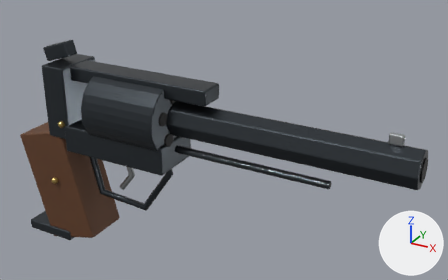
Before and after pictures for a commit that changed the Blender file environment/weapons/adams_1851/adams_1851.blend.
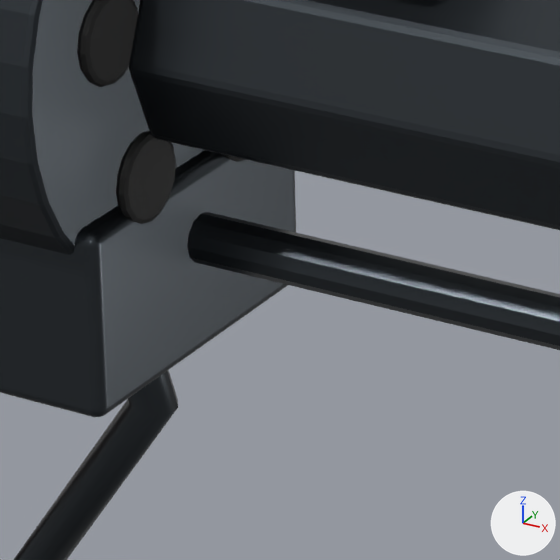
The first picture shows the older version from a 50 mm camera at (0.232, -0.368, 0.239) aimed at (0.019, 0.019, 0.045). The close-ups show the older and then the newer version on the part from 33% to 51% of the width and 41% to 70% of the height of that picture. Only the edits that show in the close-ups are written down. The axes (+X, +Y, +Z) are drawn at lower right. The lights are the same throughout.

The older version as bpy lines, for what is in view:
```python
me_cylinder_004 = bpy.data.meshes.new('Cylinder.004')
me_cylinder_004.from_pydata(...)  # a 16-sided cylinder along z spanning x -0.0055..0.0055, y -0.0055..0.0055, z -0.00075..0.00075
me_cylinder_004.materials.append(mat_chamber_black_3)  # black #121212
me_cylinder_005 = bpy.data.meshes.new('Cylinder.005')
me_cylinder_005.from_pydata(...)  # a 16-sided cylinder along z spanning x -0.0055..0.0055, y -0.0055..0.0055, z -0.00075..0.00075
me_cylinder_005.materials.append(mat_chamber_black_4)  # black #121212
cu_trigger_guard = bpy.data.curves.new('Trigger guard', 'CURVE')
cu_trigger_guard.dimensions = '3D'
_sp = cu_trigger_guard.splines.new('POLY'); _sp.points.add(4)
_sp.points.foreach_set('co', [-0.102, 0.0, 0.025, 1.0, -0.091, 0.0, -0.02, 1.0, -0.046, 0.0, -0.023, 1.0, -0.02, 0.0, 0.015, 1.0, -0.025, 0.0, 0.03, 1.0])
cu_trigger_guard.materials.append(mat_worn_blued_steel)  # dark grey #42484d
cu_trigger_guard.bevel_resolution = 3
cu_trigger_guard.bevel_depth = 0.003
cu_trigger_guard.fill_mode = 'FULL'
ob_chamber_mouth_003 = bpy.data.objects.new('Chamber mouth.003', me_cylinder_004)
ob_chamber_mouth_003.location = (-0.013, -0.01, 0.0492)
ob_chamber_mouth_003.rotation_euler = (0.0, 1.571, 0.0)  # degrees (0, 90, 0)
_m = ob_chamber_mouth_003.modifiers.new('Edge bevel', 'BEVEL')
_m.width = 0.0008
_m.width_pct = 0.0008
_m.segments = 2
ob_chamber_mouth_004 = bpy.data.objects.new('Chamber mouth.004', me_cylinder_005)
ob_chamber_mouth_004.location = (-0.013, -0.0162, 0.0683)
ob_chamber_mouth_004.rotation_euler = (0.0, 1.571, 0.0)  # degrees (0, 90, 0)
_m = ob_chamber_mouth_004.modifiers.new('Edge bevel', 'BEVEL')
_m.width = 0.0008
_m.width_pct = 0.0008
_m.segments = 2
ob_trigger_guard = bpy.data.objects.new('Trigger guard', cu_trigger_guard)
ob_trigger_guard.location = (0.0, 0.0, 0.0)
# also in view: 'Loading lever' at (0.048, 0.0, 0.038); 'Five chamber cylinder' at (-0.048, 0.0, 0.063); 'Solid frame' at (-0.06, 0.0, 0.035); 'Octagonal barrel' at (0.08, 0.0, 0.064)
```
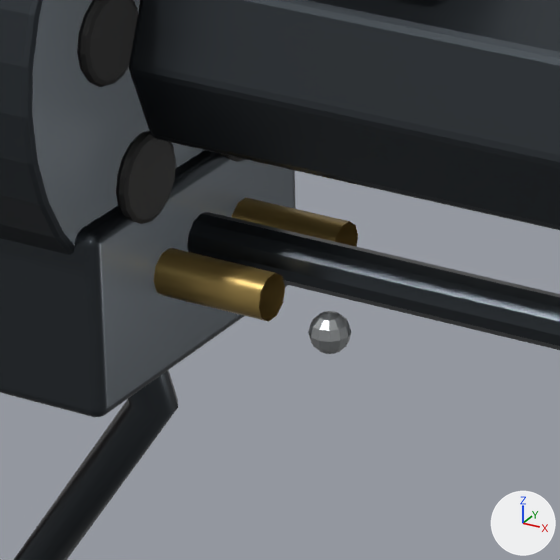
Where the change shows, as pixel boxes (x1, y1, x2, y2) in the close-ups (560 x 560 px):
'Loading lever hinge', added
    after: (154, 248, 285, 322)
'Loading lever hinge.001', added
    after: (232, 198, 358, 247)
'Frame and lock screw head.002', added
    after: (308, 311, 351, 354)

Diff of the bpy script that builds the scene:
```diff
--- a/environment/weapons/adams_1851/adams_1851.blend.py
+++ b/environment/weapons/adams_1851/adams_1851.blend.py
@@ me_sphere_002 @@
+me_sphere_002.from_pydata(...)  # a UV sphere (12 segments, 6 rings, poles along z) spanning x -0.0023..0.0023, y -0.0023..0.0023, z -0.0023..0.0023
+me_sphere_002.materials.append(mat_honed_steel)  # grey #b3b6b8
@@ cu_loading_lever_hinge_001 @@
+cu_loading_lever_hinge_001 = bpy.data.curves.new('Loading lever hinge.001', 'CURVE')
+cu_loading_lever_hinge_001.dimensions = '3D'
+_sp = cu_loading_lever_hinge_001.splines.new('POLY'); _sp.points.add(1)
+_sp.points.foreach_set('co', [-0.012, 0.008, 0.037, 1.0, 0.002, 0.008, 0.037, 1.0])
+cu_loading_lever_hinge_001.materials.append(mat_brass_pins)  # yellow #ad9355
+cu_loading_lever_hinge_001.bevel_resolution = 3
+cu_loading_lever_hinge_001.bevel_depth = 0.0028
+cu_loading_lever_hinge_001.fill_mode = 'FULL'
@@ cu_loading_lever_hinge @@
+cu_loading_lever_hinge = bpy.data.curves.new('Loading lever hinge', 'CURVE')
+cu_loading_lever_hinge.dimensions = '3D'
+_sp = cu_loading_lever_hinge.splines.new('POLY'); _sp.points.add(1)
+_sp.points.foreach_set('co', [-0.012, -0.008, 0.037, 1.0, 0.002, -0.008, 0.037, 1.0])
+cu_loading_lever_hinge.materials.append(mat_brass_pins)  # yellow #ad9355
+cu_loading_lever_hinge.bevel_resolution = 3
+cu_loading_lever_hinge.bevel_depth = 0.0028
+cu_loading_lever_hinge.fill_mode = 'FULL'
@@ ob_loading_lever_hinge_001 @@
+ob_loading_lever_hinge_001 = bpy.data.objects.new('Loading lever hinge.001', cu_loading_lever_hinge_001)
+ob_loading_lever_hinge_001.location = (0.0, 0.0, 0.0)
@@ ob_loading_lever_hinge @@
+ob_loading_lever_hinge = bpy.data.objects.new('Loading lever hinge', cu_loading_lever_hinge)
+ob_loading_lever_hinge.location = (0.0, 0.0, 0.0)
@@ ob_frame_and_lock_screw_head_002 @@
+ob_frame_and_lock_screw_head_002 = bpy.data.objects.new('Frame and lock screw head.002', me_sphere_002)
+ob_frame_and_lock_screw_head_002.location = (0.02, -0.025, 0.044)
```
